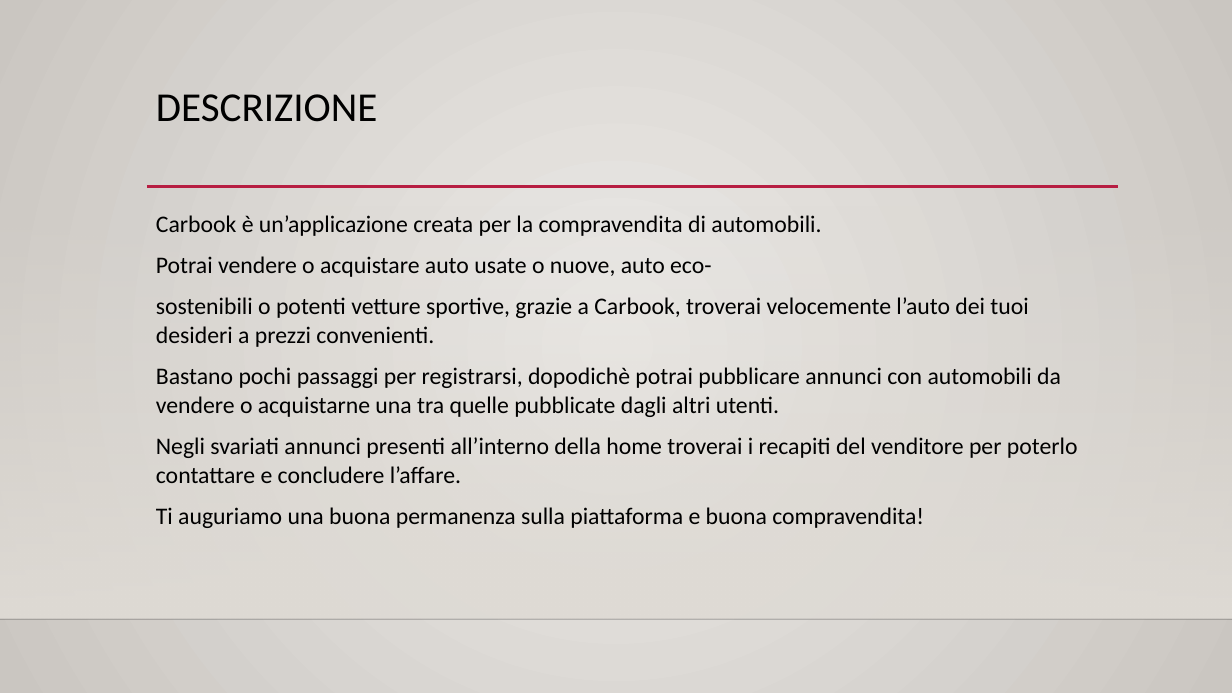
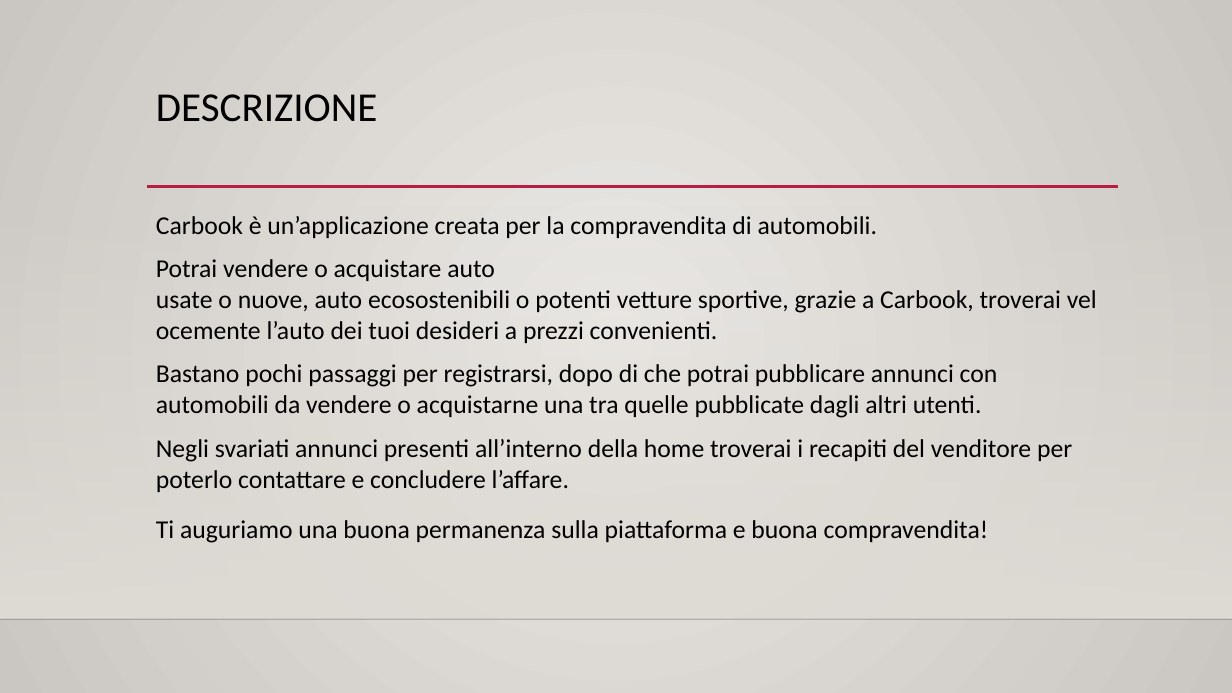
Before and after one commit to LucaNastasi/LibroAuto, a slide deck: slide 2 of presentazione.pptx. Drawn at 1232x693 pixels with LibreOffice and Linux fonts; fonts in the diff are those of the drawing; background and template pictures are left out. Boxes give left, top, right and bottom in pixels: in the first picture for what was removed or moved away, otherwise in the second. Text is boxed around its words. In the diff, an @@ line names an element or a change of style, - is before the commit and + after.

```diff
--- a/presentazione.pptx
+++ b/presentazione.pptx
@@ text at [156,216,1072,543]: size 18.5 to 20 pt in "Carbook è un’applicazione creata per la compravendita ...", "Negli svariati annunci presenti all’interno della home ...", "Ti auguriamo una buona permanenza sulla piattaforma ..."; line spacing 1 to 1.2 @@
@@ text at [156,259,1061,418]: text changed; size 18.5 to 20 pt @@
-Potrai vendere o acquistare auto usate o nuove, auto eco-
-sostenibili o potenti vetture sportive, grazie a Carbook, troverai velocemente l’auto dei tuoi desideri a prezzi convenienti.
-Bastano pochi passaggi per registrarsi, dopodichè potrai pubblicare annunci con automobili da vendere o acquistarne una tra quelle pubblicate dagli altri utenti.
+Potrai vendere o acquistare auto usate o nuove, auto ecosostenibili o potenti vetture sportive, grazie a Carbook, troverai velocemente l’auto dei tuoi desideri a prezzi convenienti.
+Bastano pochi passaggi per registrarsi, dopo di che potrai pubblicare annunci con automobili da vendere o acquistarne una tra quelle pubblicate dagli altri utenti.
```
Also in this commit, not shown: 1 other slide changed, 2 other files.
